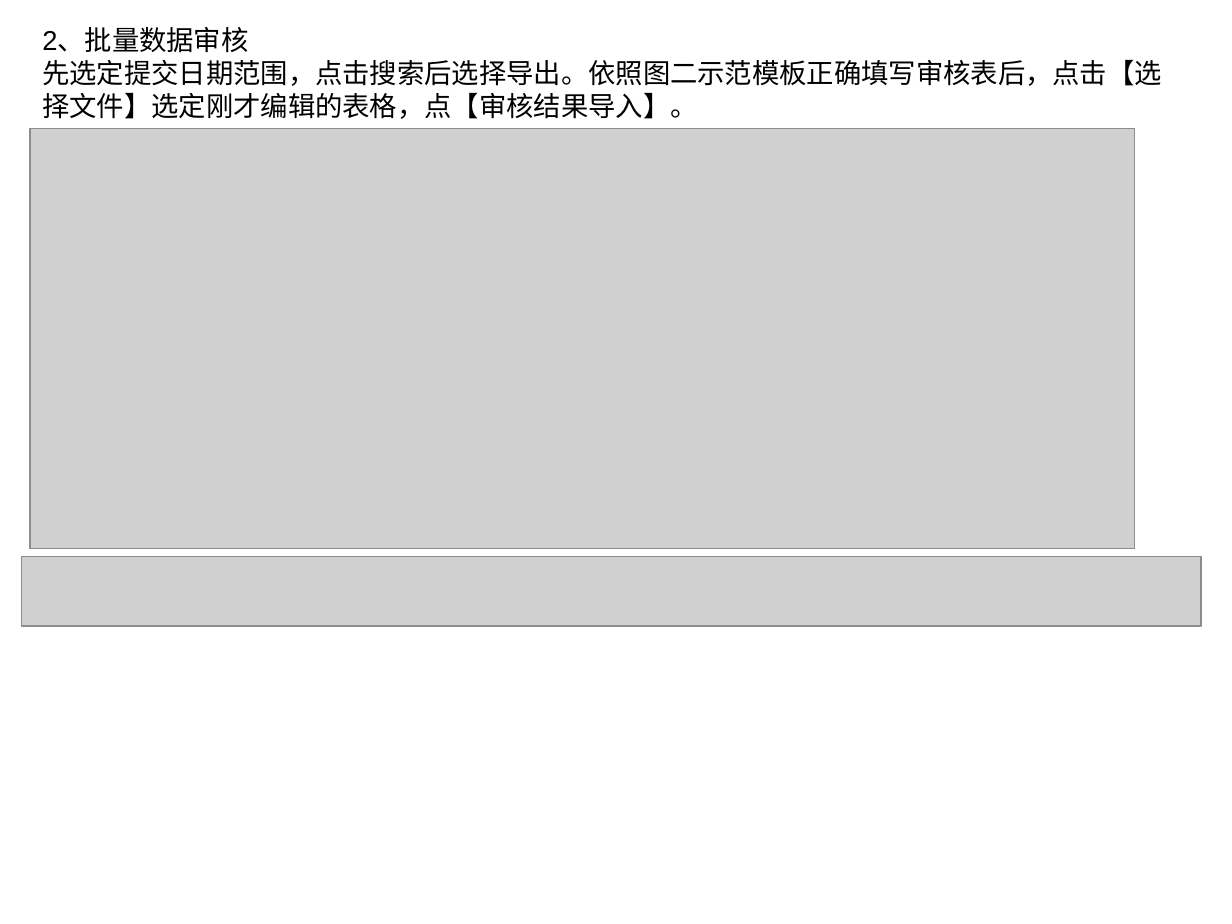
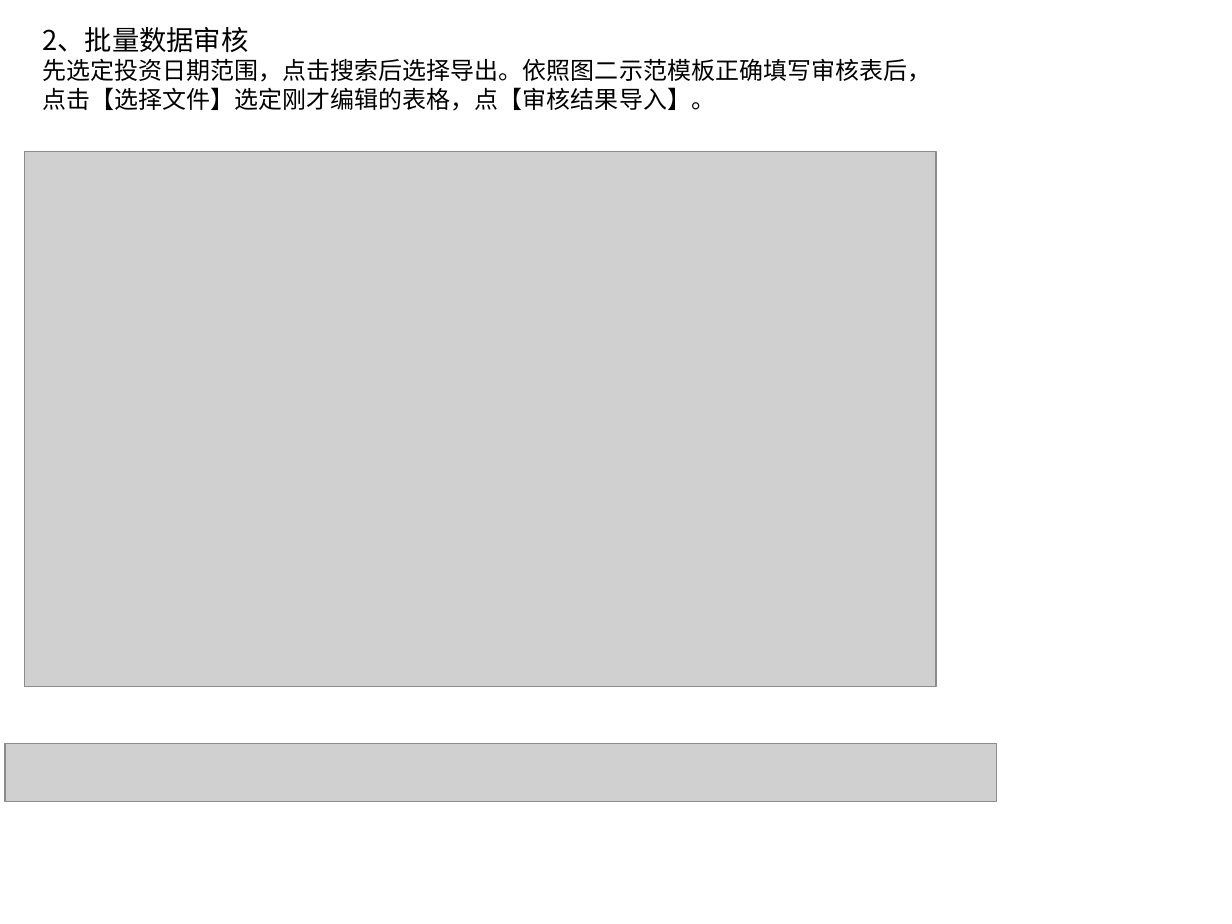
Before and after one commit to csdusunlight/qudao, a slide deck: slide 16 of static/download/福利联盟新人指南.ppt (slide 14 before the commit). Drawn at 1232x924 pixels with LibreOffice and Linux fonts; fonts in the diff are those of the drawing; grey boxes stand for pictures; background and template pictures are left out. Boxes give left, top, right and bottom in pixels: in the first picture for what was removed or moved away, otherwise in the second. Text is boxed around its words. In the diff, an @@ line names an element or a change of style, - is before the commit and + after.

```diff
--- a/static/download/福利联盟新人指南.ppt
+++ b/static/download/福利联盟新人指南.ppt
@@ text at <box>42,27,248,53</box>: font Arial to Noto Sans CJK SC in "2、批量数据审核" @@
@@ text at <box>42,59,931,111</box>: text changed; size 16 to 14 pt @@
-先选定提交日期范围，点击搜索后选择导出。依照图二示范模板正确填写审核表后，点击【选择文件】选定刚才编辑的表格，点【审核结果导入】。
+先选定投资日期范围，点击搜索后选择导出。依照图二示范模板正确填写审核表后，点击【选择文件】选定刚才编辑的表格，点【审核结果导入】。
@@ picture: place and size @@
-picture at <box>30,128,1135,548</box>
+picture at <box>25,152,936,686</box>
@@ picture: place and size @@
-picture at <box>22,557,1201,626</box>
+picture at <box>5,743,997,801</box>
```
Also in this commit, not shown: 9 other slides changed, 8 slides added, 4 slides removed, 4 other files.
